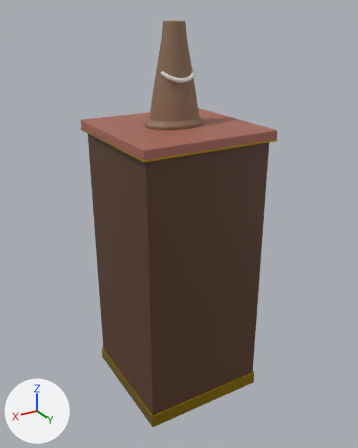
One commit to the glTF model game/assets/props/prop_podium_bust/prop_podium_bust.glb: the scene before it, then after it.
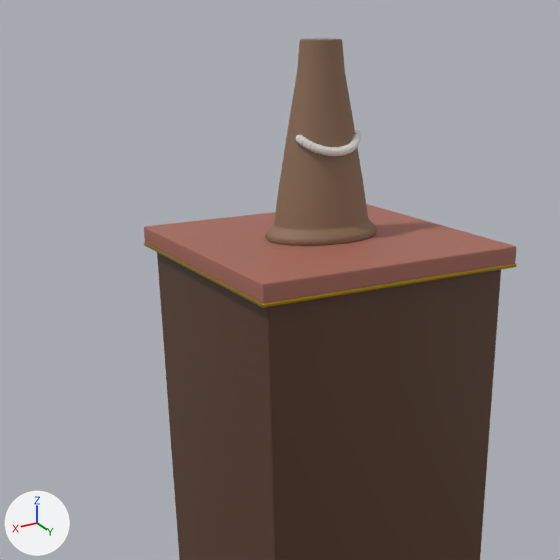
There are two pictures of each version: one whole from a 50 mm camera at (0.784, 1.334, 1.276) aimed at (-0.01, 0.011, 0.615), one close up on the part from 1% to 84% of the width and 0% to 66% of the height. Arrows for +X, +Y and +Z are at lower left; the lights stay in place. The first two pictures are the older version. Objects named as collision shapes, trigger or cutter boxes, shadow casters or lower levels of detail are left out. Vertices at exactly the same position are counted once.

In view in the first close-up: 'Podium'.
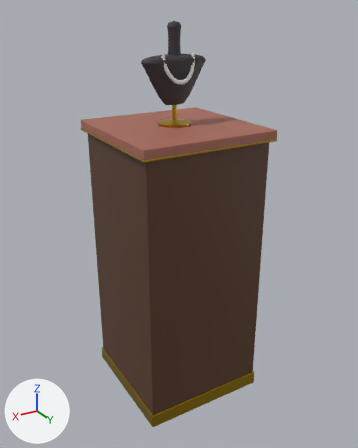
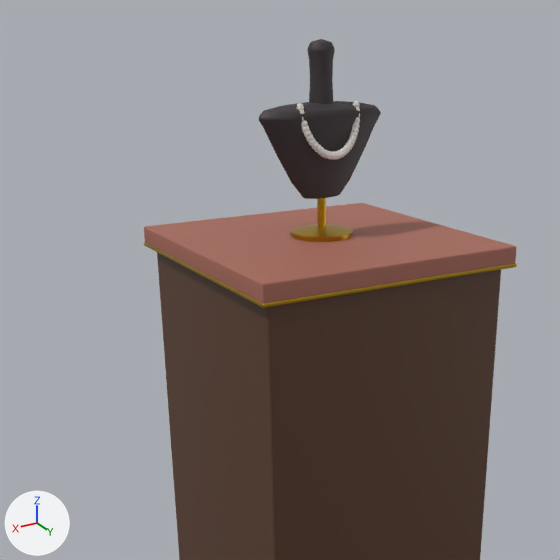
The edits, one by one:
Material 'M_pr_velvet_charcoal' (mat_m_pr_velvet_charcoal) is new.
Its base color is (0.0437, 0.0343, 0.0382) (dark grey #3b3437).
Its roughness is 0.6.
me_podium is used by ob_podium; location (0.0, 0.0, 0.0).
me_podium had 1209 vertices, 2310 faces and spanned x -0.226..0.226, y -0.226..0.226, z 0.0..1.25.
me_podium now has 1348 vertices, 2544 faces and spans x -0.226..0.226, y -0.226..0.226, z 0.0..1.25.
me_podium part 1: a new loose piece, a 10-sided cylinder along z spanning x -0.007..0.007, y -0.007..0.007, z 0.964..1.024, in mat_m_brass (yellow #c9a227).
me_podium part 2: a new loose piece, a UV sphere (6 segments, 4 rings, poles along z) spanning x -0.057..-0.043, y 0.016..0.028, z 1.147..1.161, in mat_m_pr_ceramic (light grey #e3e1db).
me_podium part 3: a new loose piece, a UV sphere (6 segments, 4 rings, poles along z) spanning x 0.043..0.057, y 0.016..0.028, z 1.147..1.161, in mat_m_pr_ceramic (light grey #e3e1db).
me_podium part 4: a new loose piece of 345 vertices spanning x -0.109..0.109, y -0.036..0.036, z 1.01..1.158, in mat_m_pr_velvet_charcoal (dark grey #3b3437).
me_podium part 5: a new loose piece of 50 vertices spanning x -0.052..0.052, y -0.052..0.052, z 0.95..0.966, in mat_m_brass (yellow #c9a227).
me_podium part 6: 18 loose pieces with 612 vertices, spanning x -0.059..0.059, y 0.016..0.057, z 1.082..1.115, are deleted.
me_podium part 7: 432 vertices removed from x -0.098..0.098, y -0.072..0.072, z 0.95..1.25; 248 vertices added at x -0.039..0.039, y -0.018..0.045, z 1.08..1.246.
Other edits to the shape of me_podium do not show in these pictures.
me_podium no longer uses material mat_m_pr_suede (brown #8c6d56).
me_podium gains material mat_m_pr_velvet_charcoal (dark grey #3b3437).

Where the change shows, as pixel boxes [x1, y1, x2, y2] in the close-ups (560 x 560 px; the box of a moved part takes in the faces that stretch with it):
'Podium', reshaped: before [144, 38, 517, 560]; after [144, 39, 517, 560]
part 1 of me_podium, added: after [317, 198, 326, 227]
part 2 of me_podium, added: after [352, 100, 360, 107]
part 3 of me_podium, added: after [296, 103, 304, 110]
part 4 of me_podium, added: after [259, 101, 381, 199]
part 5 of me_podium, added: after [290, 224, 353, 242]
part 6 of me_podium, deleted: before [296, 131, 361, 157]
part 7 of me_podium, moved or reshaped: before [265, 38, 376, 246]; after [308, 39, 354, 157]
